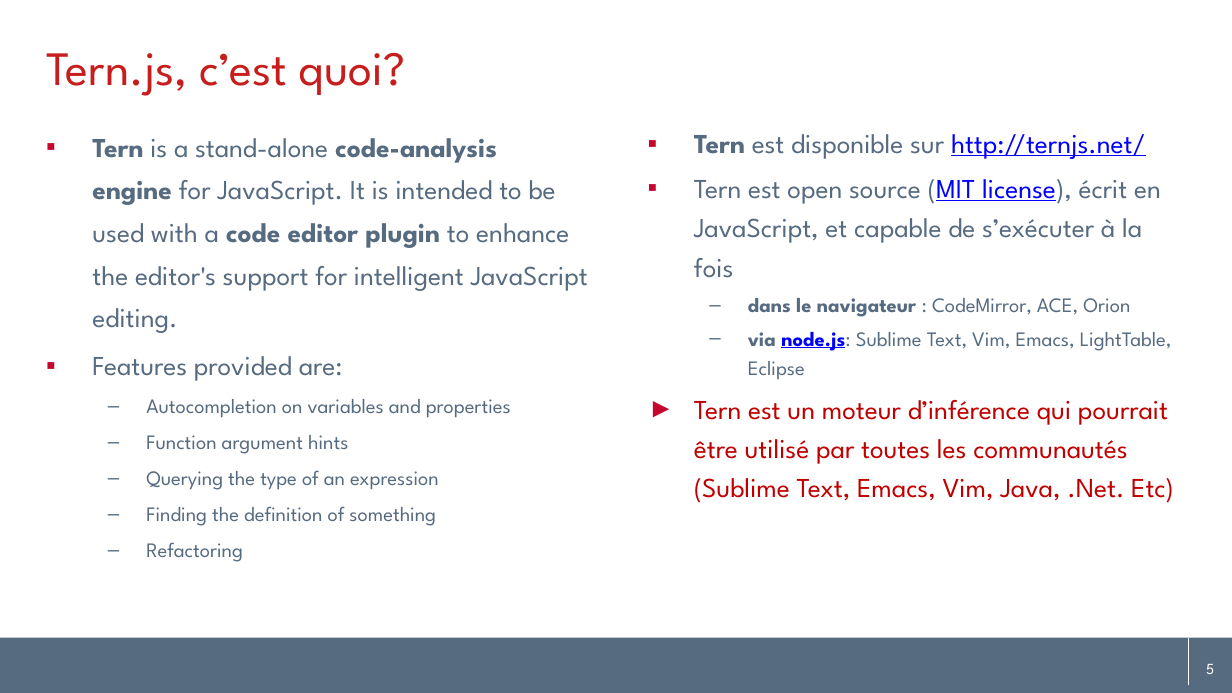
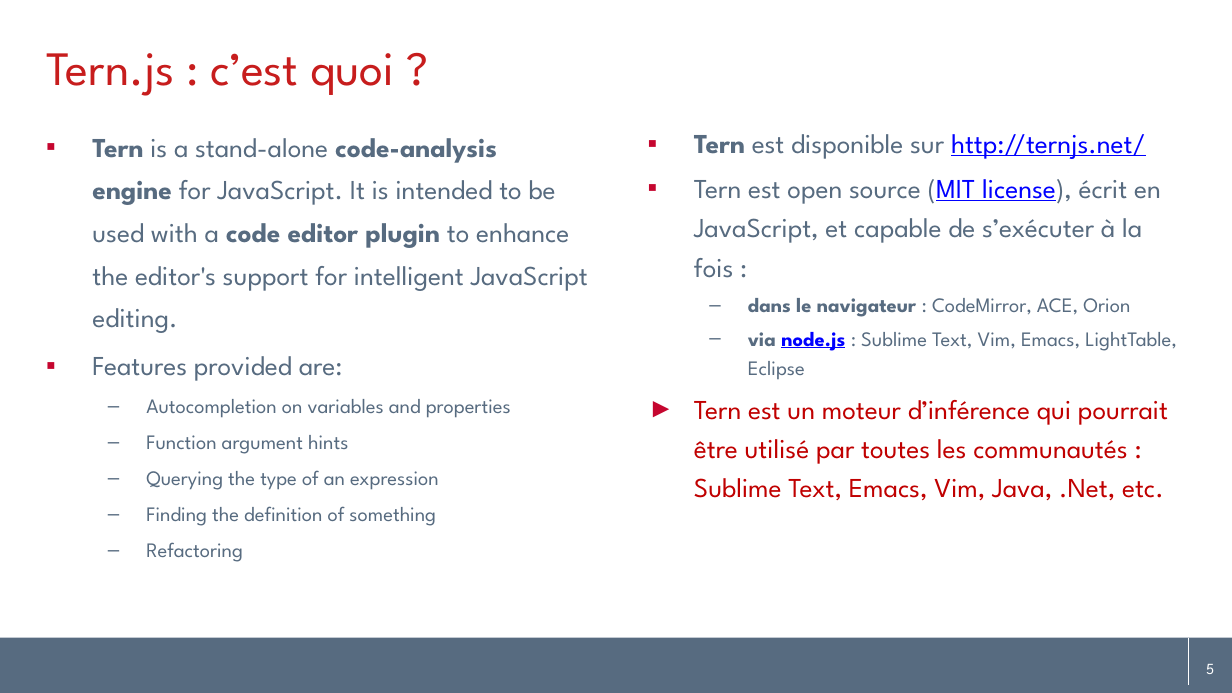
Before and after one commit to angelozerr/tern.java, a slide deck: slide 5 of docs/tern.java_fr.pptx. Drawn at 1232x693 pixels with LibreOffice and Linux fonts; fonts in the diff are those of the drawing; background and template pictures are left out. Boxes give left, top, right and bottom in pixels: in the first picture for what was removed or moved away, otherwise in the second. Text is boxed around its words. In the diff, an @@ line names an element or a change of style, - is before the commit and + after.

```diff
--- a/docs/tern.java_fr.pptx
+++ b/docs/tern.java_fr.pptx
@@ title at <box>46,53,394,96</box>: text changed @@
-Tern.js, c’est quoi?
+Tern.js : c’est quoi ?
@@ text at <box>694,179,1161,278</box>: text changed @@
-▪ Tern est open source (MIT license), écrit en JavaScript, et capable de s’exécuter à la fois
+▪ Tern est open source (MIT license), écrit en JavaScript, et capable de s’exécuter à la fois :
@@ text at <box>694,332,1177,500</box>: text changed @@
-  – via node.js: Sublime Text, Vim, Emacs, LightTable, Eclipse
-► Tern est un moteur d’inférence qui pourrait être utilisé par toutes les communautés (Sublime Text, Emacs, Vim, Java, .Net. Etc)
+  – via node.js : Sublime Text, Vim, Emacs, LightTable, Eclipse
+► Tern est un moteur d’inférence qui pourrait être utilisé par toutes les communautés : Sublime Text, Emacs, Vim, Java, .Net, etc.
```
Also in this commit, not shown: 23 other slides changed, 1 other file.
